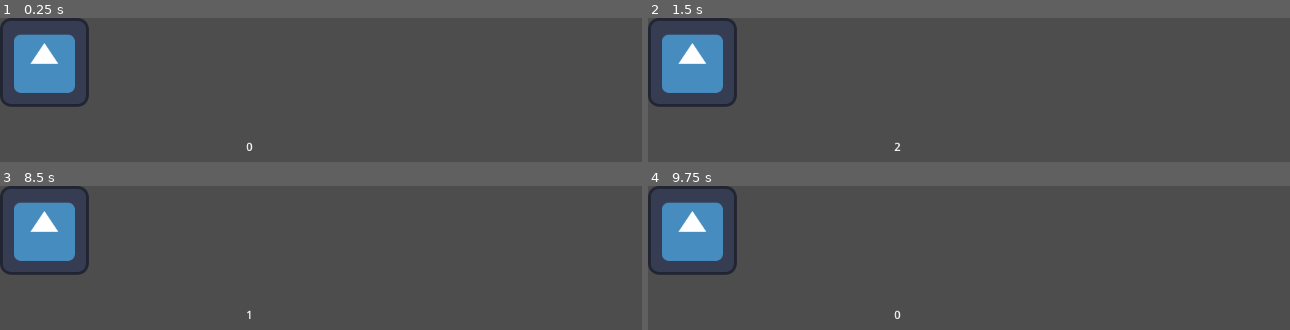
Above: before the commit, frames 1-4 (two rows, left to right).
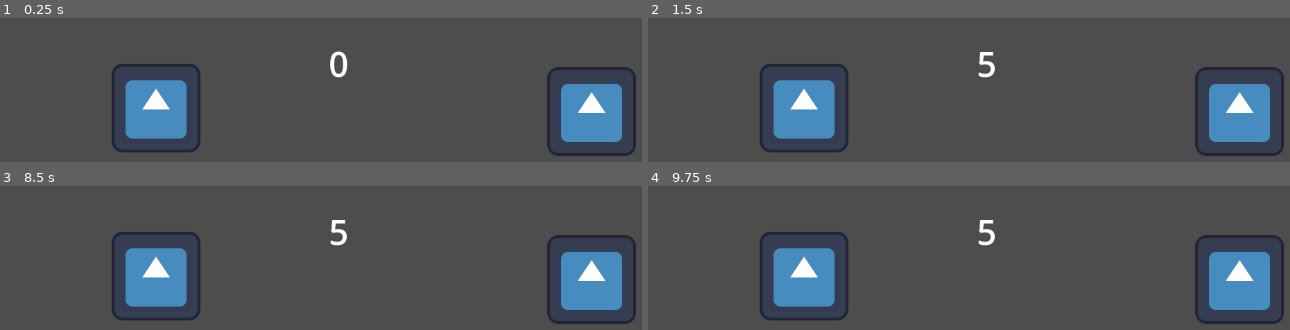
Above: after the commit, the same moments.

Repository: benjharvey01/pomodoros-odyssey
Game: Godot game, scene res://main.tscn
The game is run twice, just before and just after one commit, with the same random seed, the same clock (stepped at 60 frames per second) and the same inputs. The engine's default icon, where the game draws it, is replaced by a stand-in: a white triangle on a blue panel in a dark square.
Inputs (mouse positions are in pixels of both pictures, inside the frame that each line leads up to; where the layout moved, square brackets give the same spot in the first picture):
- Up to frame 1 (0.25 s): no input
- Up to frame 2 (1.5 s): click (1238, 111) at 0.52 s; click (802, 108) [692, 62] at 1.25 s
- Up to frame 3 (8.5 s): click (154, 276) [44, 230] at 2 s; click (154, 276) [44, 230] at 2.75 s; tap Enter at 3.5, 5, 6.5 s; tap Space at 4.25, 5.75, 7.25 s
- Up to frame 4 (9.75 s): no input

The runs differ from the first frame. In frame 1, 15% of the frame differs, in the area x 0-100%, y 0-96%; in frame 2, 15%; in frame 3, 15%; in frame 4, 15%.

Commit message:
Adding some beautiful art

Diff:
--- a/main.tscn
+++ b/main.tscn
@@ -7,19 +7,33 @@
 script = ExtResource("1_7wk4p")
 
 [node name="WorkingSessionTimer" type="Timer" parent="."]
-wait_time = 2.0
+wait_time = 5.0
 one_shot = true
 
 [node name="WorkingSessionStartButton" type="TextureButton" parent="."]
-offset_right = 128.0
-offset_bottom = 128.0
+offset_left = 161.0
+offset_top = 66.0
+offset_right = 289.0
+offset_bottom = 194.0
 texture_normal = ExtResource("2_pvdka")
 
 [node name="WorkingSessionTimerText" type="RichTextLabel" parent="."]
-offset_left = 355.0
-offset_top = 174.0
-offset_right = 684.0
-offset_bottom = 349.0
+offset_left = 474.0
+offset_top = 31.0
+offset_right = 749.0
+offset_bottom = 177.0
+theme_override_font_sizes/normal_font_size = 50
+theme_override_font_sizes/bold_font_size = 30
+bbcode_enabled = true
+text = "[b] Time Remaining: [/b]"
+
+[node name="WorkingSessionPauseButton" type="TextureButton" parent="."]
+offset_left = 789.0
+offset_top = 71.0
+offset_right = 917.0
+offset_bottom = 199.0
+texture_normal = ExtResource("2_pvdka")
 
 [connection signal="timeout" from="WorkingSessionTimer" to="." method="_on_working_session_timer_timeout"]
 [connection signal="pressed" from="WorkingSessionStartButton" to="." method="_on_working_session_start_button_pressed"]
+[connection signal="pressed" from="WorkingSessionPauseButton" to="." method="_on_working_session_pause_button_pressed"]
Binary file added: Sprite-0001.png
Not shown, added: Sprite-0001.png.import
